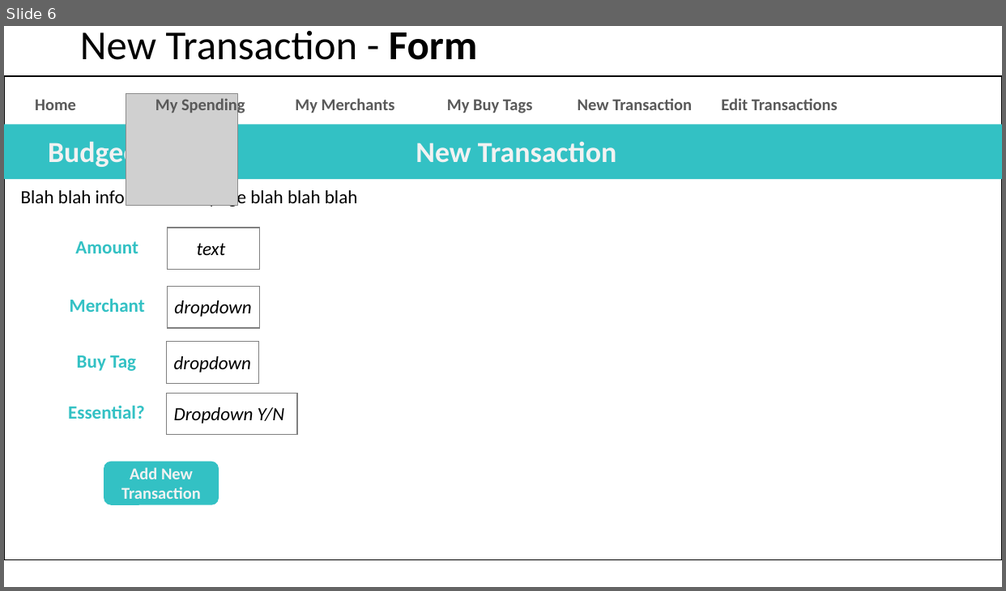
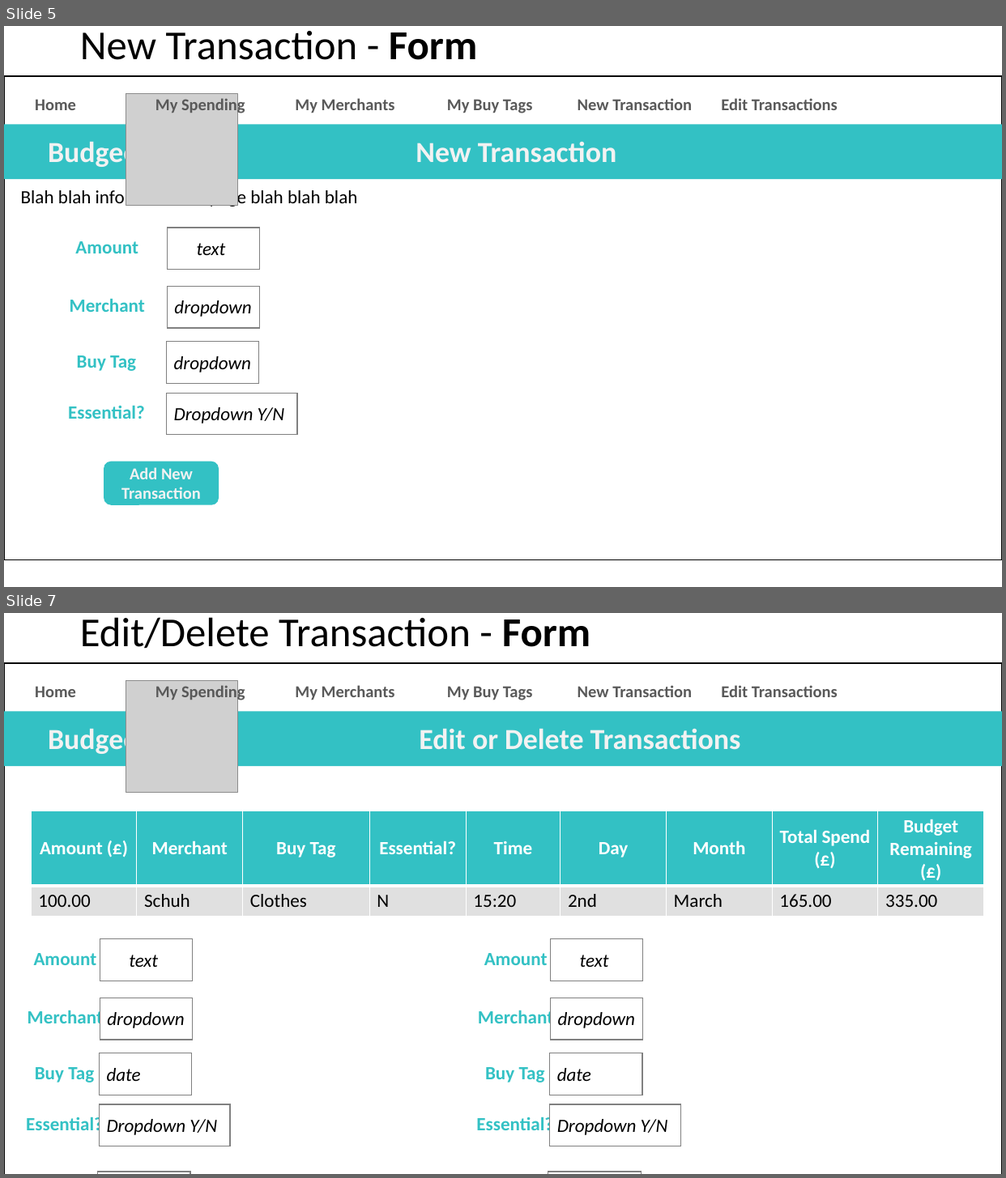
Before and after one commit to catf62/Budgee, a slide deck: Plans_Project_Management/Budget_App_Plan_08Nov2018.pptx. Shown one above the other, each under a label of ours: slide 6 before the commit, slides 5 and 7 after it; the slides between them are not shown. The pictures are 1006x591 and 1006x1178 pixels, drawn with LibreOffice and Linux fonts; fonts in the diff are those of the drawing; grey boxes stand for pictures. Boxes give left, top, right and bottom in pixels: in the first picture for what was removed or moved away, otherwise in the second. Text is boxed around its words. In the diff, an @@ line names an element or a change of style, - is before the commit and + after.

```diff
--- a/Plans_Project_Management/Budget_App_Plan_08Nov2018.pptx
+++ b/Plans_Project_Management/Budget_App_Plan_08Nov2018.pptx
@@ slide 7 added at bbox=[4, 613, 1002, 1174], background #FFFFFF @@
@@ title added at bbox=[80, 617, 590, 649], 39.6 pt, text #000000 @@
+Edit/Delete Transaction - Form
@@ rectangle added at bbox=[4, 663, 1002, 1174], fill #FFFFFF, outline #000000 1 pt @@
@@ picture added at bbox=[126, 681, 237, 793] @@
@@ group added at bbox=[35, 683, 837, 702]: 6 texts @@
+My Spending
+My Merchants
+My Buy Tags
+New Transaction
+Edit Transactions
+Home
@@ rectangle added at bbox=[4, 711, 1002, 766], fill #33C1C4 @@
@@ text added at bbox=[48, 725, 138, 756], 28 pt, text #F2F2F2, bold @@
+Budgee
@@ text added at bbox=[419, 728, 741, 750], 28 pt, text #F2F2F2, bold @@
+Edit or Delete Transactions
@@ table added at bbox=[31, 811, 982, 917], 2 rows, 9 columns @@
+Amount (£) | Merchant | Buy Tag | Essential? | Time | Day | Month | Total Spend (£) | Budget Remaining (£)
+100.00 | Schuh | Clothes | N | 15:20 | 2nd | March | 165.00 | 335.00
@@ group added at bbox=[4, 939, 230, 1174]: 9 texts, 5 rectangles @@
+Amount
+text
+Merchant
+dropdown
+Buy Tag
+date
+Essential?
+Dropdown Y/N
+Date
@@ group added at bbox=[445, 939, 681, 1174]: 9 texts, 5 rectangles @@
+Amount
+text
+Merchant
+dropdown
+Buy Tag
+date
+Essential?
+Dropdown Y/N
+Date
@@ what was slide 6 is now slide 5 @@
```
Also in this commit, not shown: 1 slide changed, 3 other slides added, 4 other files.
